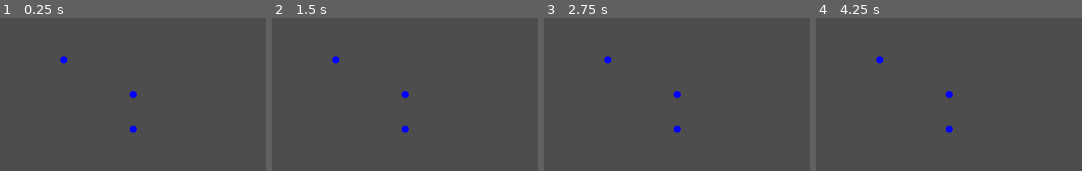
Above: before the commit, frames 1-4 (left to right).
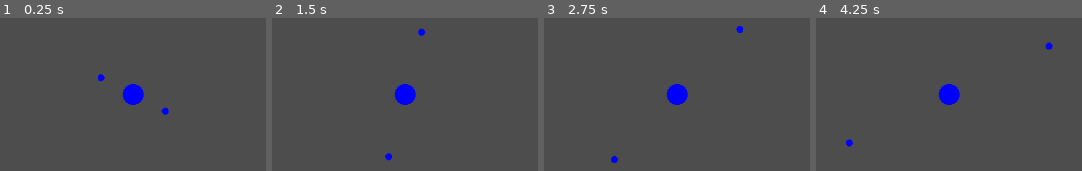
Above: after the commit, the same moments.

Repository: gurung-pawan/gravity
Game: Godot game, scene res://scenes/game.tscn
Two runs of this game, one before a commit and one after it. Both use one fixed random seed, a clock stepped at 60 frames per second and the inputs below.
Inputs:
- Up to frame 1 (0.25 s): no input
- Up to frame 2 (1.5 s): no input
- Up to frame 3 (2.75 s): no input
- Up to frame 4 (4.25 s): tap Enter at 3.5 s

The runs differ from the first frame. In frame 1, 1.2% of the frame differs, in the area x 22-64%, y 24-76%; in frame 2, 1.2%; in frame 3, 1.2%; in frame 4, 1.3%, in the area x 11-90%, y 15-85%.

Commit message:
Implemented Velocity Verlet

Diff:
--- a/backend/systems/Gravity.gd
+++ b/backend/systems/Gravity.gd
@@ -16,7 +16,7 @@
 		self.velocity = _velocity
 		self.acceleration = _acceleration
 
-static func compute_gravitational_acceleration(bodies: Array[Body]) -> Array[Vector2]:
+static func compute_gravitational_acceleration(bodies: Array[Body], positions = null) -> Array[Vector2]:
 	var accelerations: Array[Vector2] = []
 
 	for i in range(bodies.size()):
@@ -28,7 +28,7 @@
 
 			var body_2 = bodies[j]
 
-			var dir_dis = body_2.position - body_1.position
+			var dir_dis = body_2.position - body_1.position if positions == null else positions[j] - positions[i]
 			var dis3 = max(eps, dir_dis.length() ** 3)
 			acceleration += (G * body_2.mass * dir_dis) / dis3
 
@@ -39,8 +39,28 @@
 static func calculate(delta: float, bodies: Array[Body]) -> Array[GravityResult]:
 
 	var results: Array[GravityResult] = []
-	var size := bodies.size()
 
-	# TODO: Add the true velocity verlet
+	var predicted_positions: Array[Vector2] = []
+
+	# prediction position
+	for body in bodies:
+		var new_pos = body.position + (body.velocity * delta) + (0.5 * body.acceleration * (delta ** 2));
+		predicted_positions.append(new_pos)
+
+	# prediction acceleration
+	var predicted_acceleration: Array[Vector2] = compute_gravitational_acceleration(bodies, predicted_positions)
+
+	# update velocity using average of the accelerations
+	var size: int = bodies.size()
+	for i in range(size):
+		var body = bodies[i]
+		var new_velocity = body.velocity + (0.5 * (body.acceleration + predicted_acceleration[i]) * delta)
+
+		results.append(GravityResult.new(
+			body.id,
+			predicted_positions[i],
+			new_velocity,
+			predicted_acceleration[i]
+		))
 
 	return results
--- a/scripts/game.gd
+++ b/scripts/game.gd
@@ -20,9 +20,9 @@
 	self.bodies.erase(_id)
 
 func _ready() -> void:
-	var id1 = Sim.make_body(10, 10, Vector2(100, 0), Vector2(-5, 0), Body.BodyType.SMALL_BODY)
-	var id2 = Sim.make_body(10, 10, Vector2(100, 100), Vector2(0, 0), Body.BodyType.SMALL_BODY)
-	var id3 = Sim.make_body(10, 10, Vector2(-100, -100), Vector2(10, 15), Body.BodyType.SMALL_BODY)
+	var id1 = Sim.make_body(10, 10, Vector2(0, 0), Vector2(0, -40), Body.BodyType.SMALL_BODY)
+	var id2 = Sim.make_body(100, 30, Vector2(100, 0), Vector2(0, 0), Body.BodyType.SMALL_BODY)
+	var id3 = Sim.make_body(10, 10, Vector2(200, 0), Vector2(0, 40), Body.BodyType.SMALL_BODY)
 	add_body(Sim.get_body_by_id(id1))
 	add_body(Sim.get_body_by_id(id2))
 	add_body(Sim.get_body_by_id(id3))
